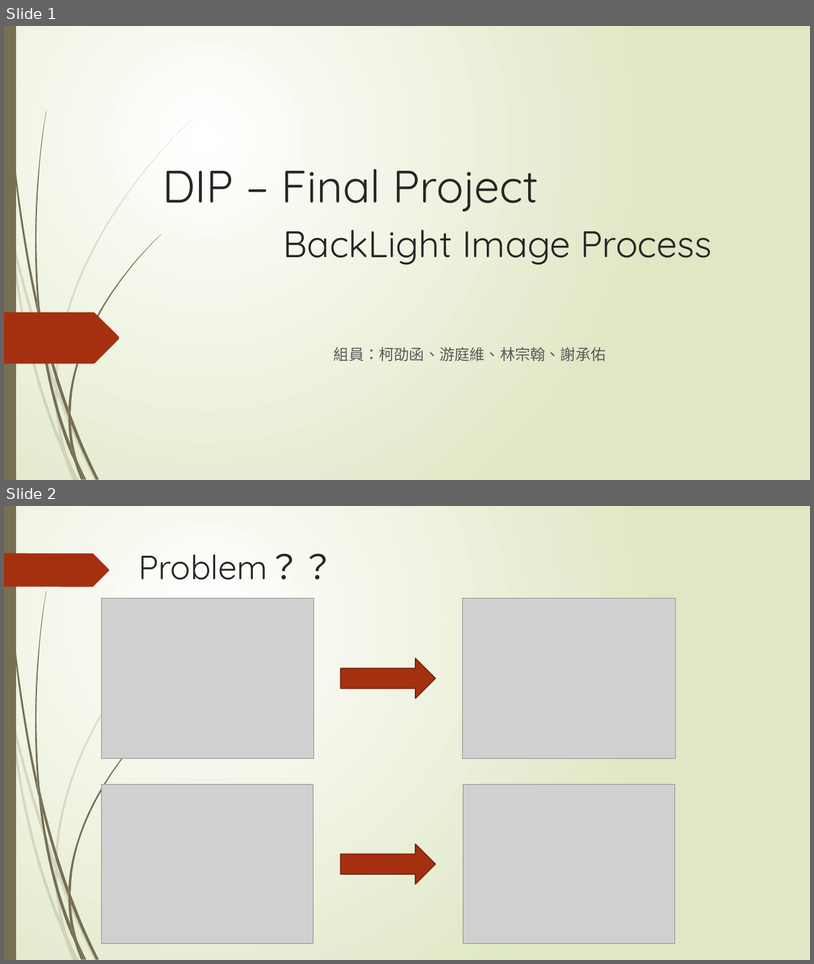
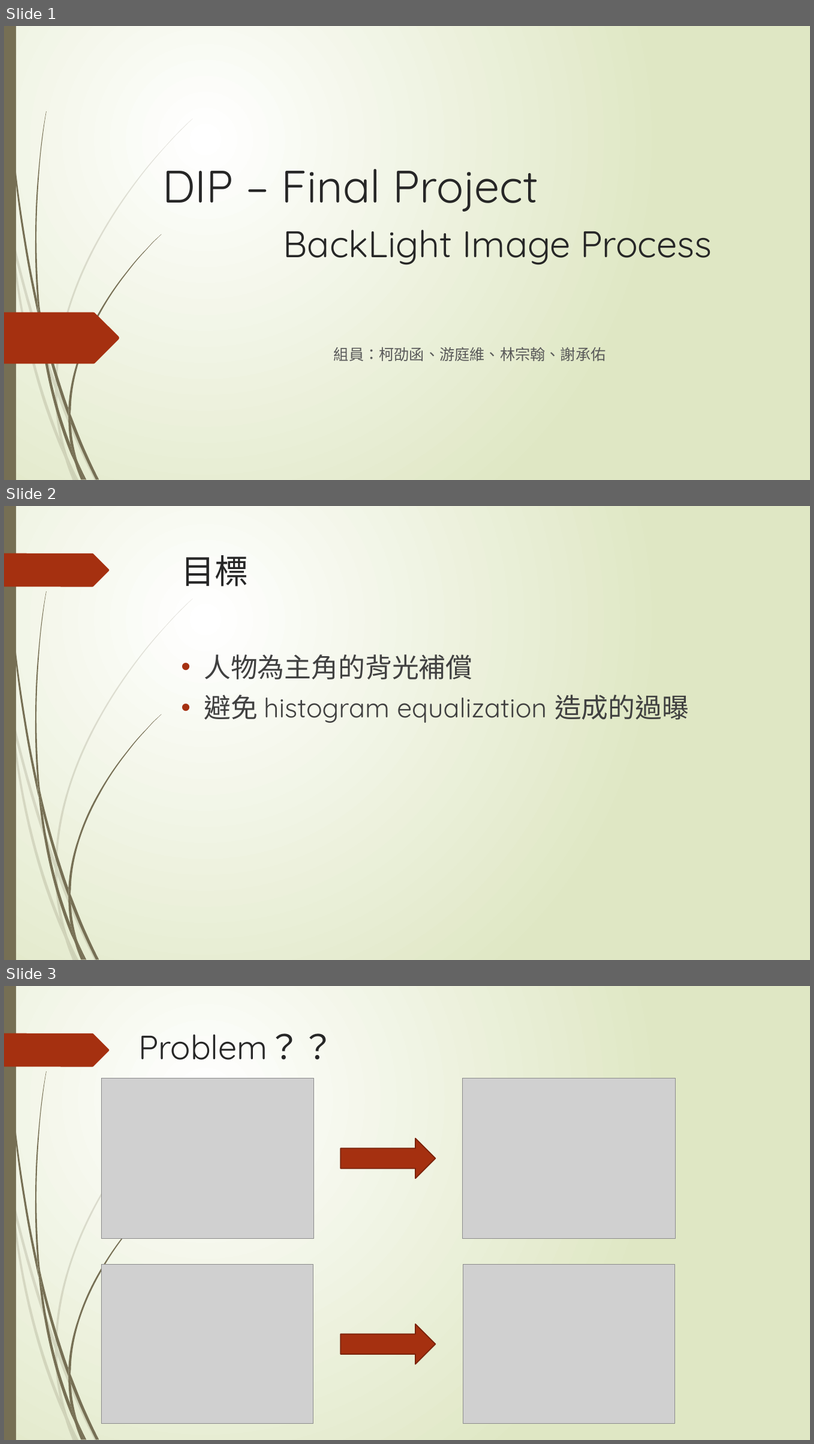
Before and after one commit to tedio85/Image-Processing-Final, a slide deck: DIP – Final Project.pptx. Shown one above the other, each under a label of ours: slides 1 and 2 before the commit, slides 1, 2 and 3 after it. The pictures are 814x964 and 814x1444 pixels, drawn with LibreOffice and Linux fonts; fonts in the diff are those of the drawing; grey boxes stand for pictures. Boxes give left, top, right and bottom in pixels: in the first picture for what was removed or moved away, otherwise in the second. Text is boxed around its words. In the diff, an @@ line names an element or a change of style, - is before the commit and + after.

```diff
--- a/DIP – Final Project.pptx
+++ b/DIP – Final Project.pptx
@@ slide 2 added at [4,506,810,960], background gradient #FFFFFF to #DFE8C4; not listed: 24 template elements that a slide beside it also shows @@
@@ title added at [182,555,249,586], 40 pt, text #262626 @@
+目標
@@ text added at [204,654,689,723], 32 pt, text #404040 @@
+• 人物為主角的背光補償
+• 避免 histogram equalization 造成的過曝
@@ what was slide 2 is now slide 3 @@
```
Also in this commit, not shown: 1 slide changed, 3 other slides added, 1 slide removed, 2 other files.
